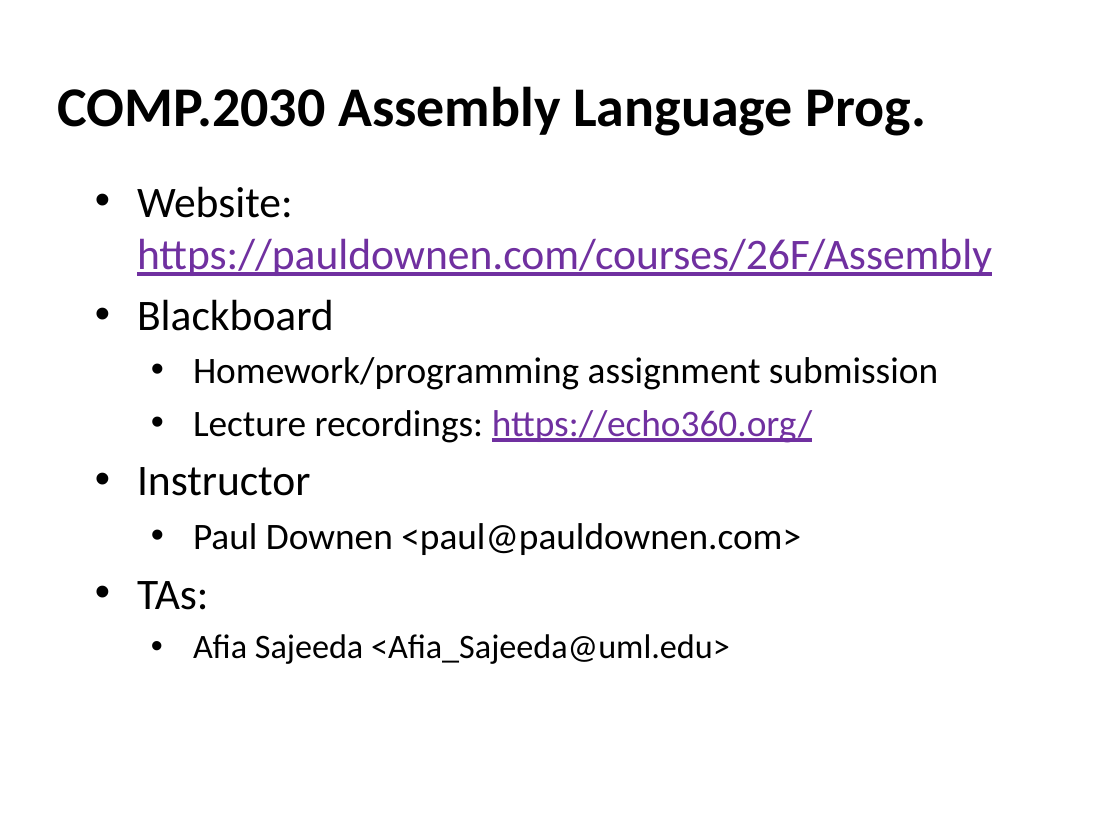
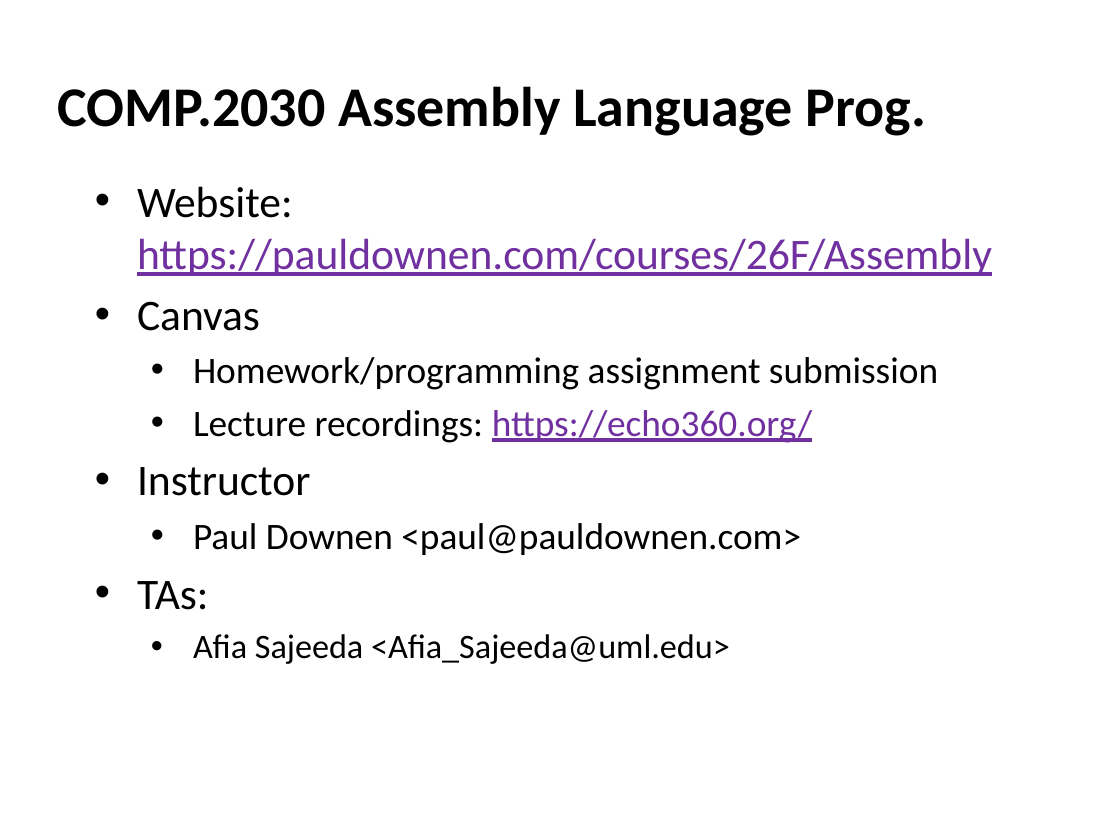
Before and after one commit to pdownen/pdownen.github.io, a slide deck: slide 1 of courses/26F/Assembly/notes/01a_intro.pptx. Drawn at 1120x840 pixels with LibreOffice and Linux fonts; fonts in the diff are those of the drawing; background and template pictures are left out. Boxes give left, top, right and bottom in pixels: in the first picture for what was removed or moved away, otherwise in the second. Text is boxed around its words. In the diff, an @@ line names an element or a change of style, - is before the commit and + after.

```diff
--- a/courses/26F/Assembly/notes/01a_intro.pptx
+++ b/courses/26F/Assembly/notes/01a_intro.pptx
@@ text at (137, 301, 260, 331): text changed @@
-• Blackboard
+• Canvas
```
Also in this commit, not shown: 4 other files.
